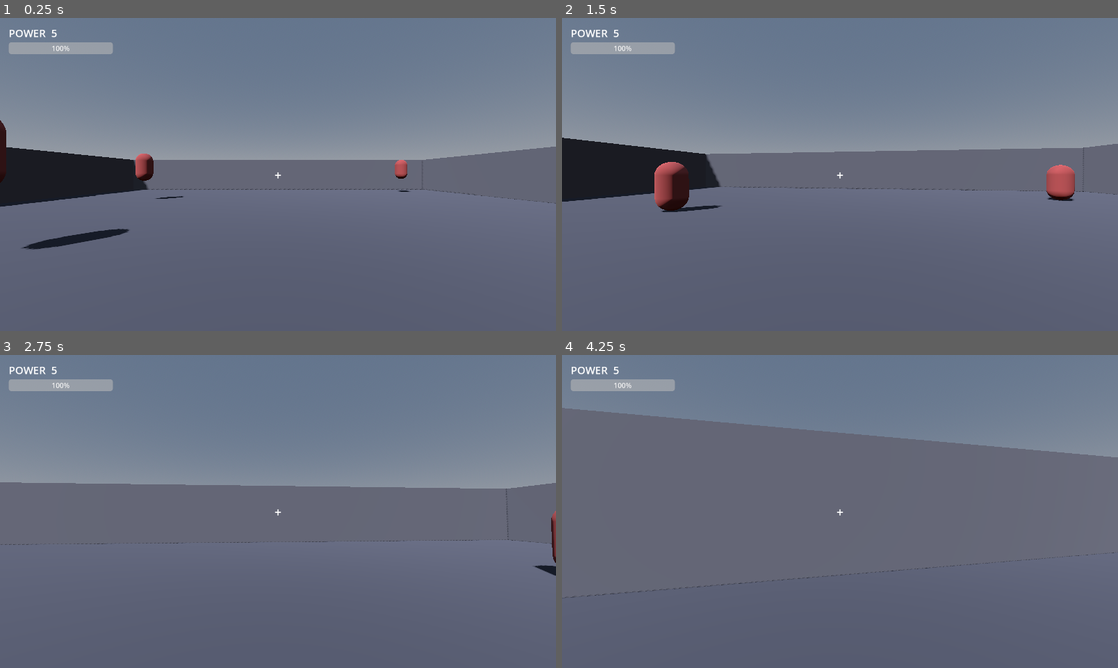
Above: before the commit, frames 1-4 (two rows, left to right).
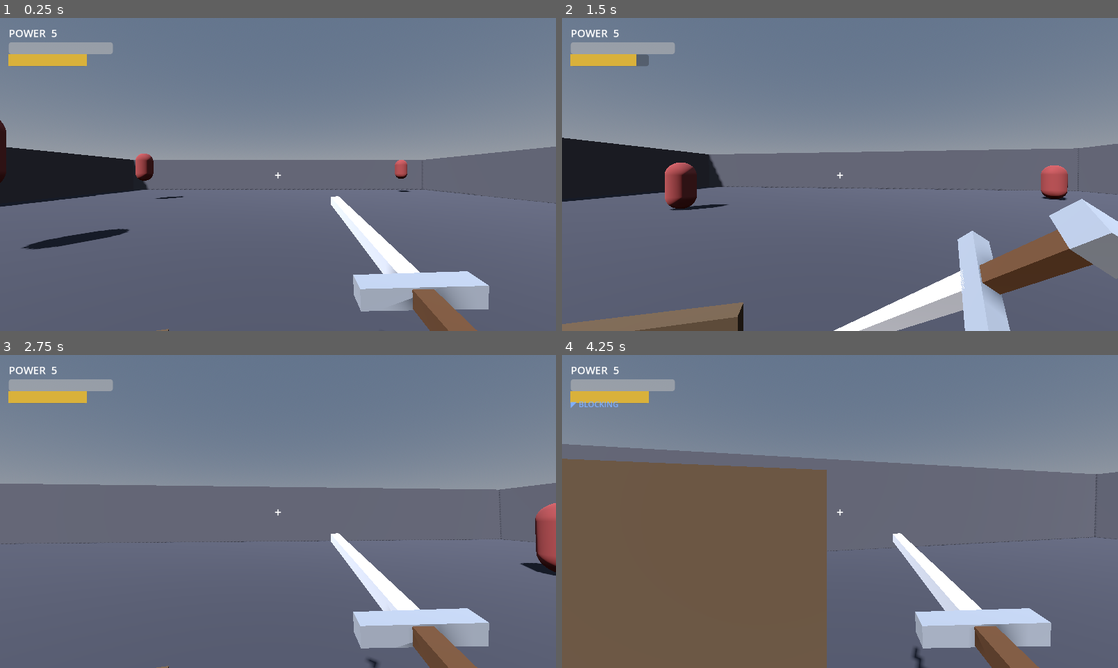
Above: after the commit, the same moments.

Repository: trevorvail3/Slayer
Game: Godot game, scene res://scenes/main.tscn
Same seed, same stepped clock (60 frames per second), same inputs: the game is played once before the commit and once after it.
Inputs (mouse positions are in pixels of both pictures, inside the frame that each line leads up to):
- Up to frame 1 (0.25 s): no input
- Up to frame 2 (1.5 s): move the mouse to (867, 174) at 0.52 s; press the mouse at (867, 174) at 0.53 s; hold W (move_forward) from 0.53 s (still down); tap Space (jump) at 0.77, 1.07 s; right-click (867, 174) at 0.8 s; move the mouse to (812, 174) at 1.27 s; release the mouse at (812, 174) at 1.28 s; right-click (812, 174) at 1.35 s; click (812, 174) at 1.42 s
- Up to frame 3 (2.75 s): keep holding W (move_forward); tap Space (jump) at 1.52, 1.55, 1.82, 2.1 s; move the mouse to (289, 505) at 2.02 s; press the mouse at (289, 505) at 2.03 s
- Up to frame 4 (4.25 s): keep holding W (move_forward); move the mouse to (834, 517) at 2.77 s; release the mouse at (834, 517) at 2.78 s; click (834, 517) at 2.85 s; tap Space (jump) at 3.02, 3.32, 3.77, 3.8, 4.07 s; right-click (834, 517) at 3.05 s; move the mouse to (878, 514) at 3.52 s; hold Right mouse button (block, bound only after the commit) from 3.53 s (still down); click (878, 514) at 3.67 s

The runs differ from the first frame. In frame 1, 5.0% of the frame differs, in the area x 1-88%, y 8-100%; in frame 2, 11%; in frame 3, 6.3%; in frame 4, 45%, in the area x 0-100%, y 8-100%.

Commit message:
v0.2: Combat Feel — weighty melee, block/parry, juice
Wraps the loot loop in combat that feels like slaying:

- Fix: character drifted forward without input. Movement now reads keys
  explicitly each frame and sets horizontal velocity directly (no residual),
  and zeroes vertical velocity while grounded.
- First-person weapon + shield view models (placeholder boxes) with a real
  swing arc (windup -> strike -> recover) via Tween; hit is timed to the slash.
- Impact juice: global hit-stop (unscaled), camera kick, enemy knockback and
  flash. New Combat autoload owns hit-stop + floating damage numbers.
- Floating damage numbers (Label3D) with crits driven by Ferocity.
- Shield block (right-click) with 70% damage reduction and a parry window that
  fully negates a hit and staggers the attacker.
- Enemies telegraph a wind-up before striking and can be staggered/parried;
  knockback and state-aware tinting (base/windup/stagger/flash).
- Stamina economy: swings cost stamina, regen when not blocking; HUD gains
  stamina bar + block indicator.
- PlayerStats: derive max stamina, move speed, and crit chance/mult from
  Swiftness and Ferocity.

Co-Authored-By: Claude Opus 4.8 <noreply@anthropic.com>
Claude-Session: https://claude.ai/code/session_01BSW54Paq7ZG23rR9KqKiVs

Diff:
--- /dev/null
+++ b/autoload/combat.gd
@@ -0,0 +1,29 @@
+extends Node
+
+## Combat — shared "juice" used across the game: hit-stop (brief slow-mo on
+## impact) and floating damage numbers. Kept as an autoload so the player,
+## enemies, and future abilities all feed the same feedback layer.
+
+var _hitstop_depth := 0
+
+## Brief global slow-mo on a solid hit. Uses an unscaled timer so the freeze
+## duration is real-time even while Engine.time_scale is lowered.
+func hitstop(duration := 0.06, scale := 0.06) -> void:
+	_hitstop_depth += 1
+	Engine.time_scale = scale
+	# create_timer(sec, process_always, process_in_physics, ignore_time_scale)
+	await get_tree().create_timer(duration, true, false, true).timeout
+	_hitstop_depth -= 1
+	if _hitstop_depth <= 0:
+		_hitstop_depth = 0
+		Engine.time_scale = 1.0
+
+## Spawn a floating damage number in the current scene at a world position.
+func spawn_damage_number(world_pos: Vector3, amount: int, is_crit: bool) -> void:
+	var scene := get_tree().current_scene
+	if scene == null:
+		return
+	var dn := DamageNumber.new()
+	scene.add_child(dn)
+	dn.global_position = world_pos
+	dn.play(amount, is_crit)
--- a/project.godot
+++ b/project.godot
@@ -16,6 +16,7 @@
 Catalog="*res://autoload/catalog.gd"
 LootManager="*res://autoload/loot_manager.gd"
 GameState="*res://autoload/game_state.gd"
+Combat="*res://autoload/combat.gd"
 SaveManager="*res://autoload/save_manager.gd"
 
 [display]
--- a/scripts/enemies/enemy.gd
+++ b/scripts/enemies/enemy.gd
@@ -1,8 +1,9 @@
 class_name Enemy
 extends CharacterBody3D
 
-## Placeholder monster: a red capsule that chases the player, deals contact
-## damage, and drops a rolled item on death. Its `power` scales the loot it drops.
+## Placeholder monster with combat rhythm: chases, telegraphs a wind-up before it
+## strikes, can be staggered (and parried), takes knockback, and drops rolled loot
+## on death. Its `power` scales the loot it drops.
 
 signal died
 
@@ -11,13 +12,25 @@
 
 const MOVE_SPEED := 3.0
 const GRAVITY := 20.0
-const CONTACT_RANGE := 1.8
-const CONTACT_COOLDOWN := 1.2
+const CONTACT_RANGE := 2.0
+const CONTACT_COOLDOWN := 1.4
+const WINDUP_TIME := 0.45
+const KNOCKBACK_FORCE := 7.0
+const KNOCKBACK_DECAY := 22.0
+
+const BASE_COLOR := Color("8d3b3b")
+const WINDUP_COLOR := Color("e6b422")
+const STAGGER_COLOR := Color("3f6fb0")
+const FLASH_COLOR := Color.WHITE
 
 var health: int
 var loot_table: LootTable
 var _mesh: MeshInstance3D
+var _mat: StandardMaterial3D
 var _attack_cd := 0.0
+var _windup_t := 0.0
+var _stagger_t := 0.0
+var _knockback := Vector3.ZERO
 
 func _ready() -> void:
 	add_to_group("enemy")
@@ -30,9 +43,9 @@
 	capsule.height = 2.2
 	capsule.radius = 0.6
 	_mesh.mesh = capsule
-	var mat := StandardMaterial3D.new()
-	mat.albedo_color = Color("8d3b3b")
-	_mesh.material_override = mat
+	_mat = StandardMaterial3D.new()
+	_mat.albedo_color = BASE_COLOR
+	_mesh.material_override = _mat
 	_mesh.position = Vector3(0, 1.3, 0)
 	add_child(_mesh)
 
@@ -52,38 +65,101 @@
 	else:
 		velocity.y = 0.0
 
+	# Knockback overrides everything until it decays.
+	if _knockback.length() > 0.2:
+		velocity.x = _knockback.x
+		velocity.z = _knockback.z
+		_knockback = _knockback.move_toward(Vector3.ZERO, KNOCKBACK_DECAY * delta)
+		move_and_slide()
+		return
+
+	# Staggered: frozen and vulnerable.
+	if _stagger_t > 0.0:
+		_stagger_t -= delta
+		velocity.x = 0.0
+		velocity.z = 0.0
+		if _stagger_t <= 0.0:
+			_set_color(BASE_COLOR)
+		move_and_slide()
+		return
+
 	var player := get_tree().get_first_node_in_group("player") as Node3D
-	if player:
-		var to_p: Vector3 = player.global_position - global_position
-		to_p.y = 0.0
-		var dist := to_p.length()
-		if dist > CONTACT_RANGE:
-			var d := to_p.normalized()
-			velocity.x = d.x * MOVE_SPEED
-			velocity.z = d.z * MOVE_SPEED
-		else:
-			velocity.x = 0.0
-			velocity.z = 0.0
-			if _attack_cd <= 0.0 and player.has_method("take_damage"):
-				player.call("take_damage", 5 + power)
-				_attack_cd = CONTACT_COOLDOWN
+	if player == null:
+		move_and_slide()
+		return
+
+	var to_p: Vector3 = player.global_position - global_position
+	to_p.y = 0.0
+	var dist := to_p.length()
+
+	# Winding up to strike.
+	if _windup_t > 0.0:
+		_windup_t -= delta
+		velocity.x = 0.0
+		velocity.z = 0.0
+		if _windup_t <= 0.0:
+			_set_color(BASE_COLOR)
+			if dist <= CONTACT_RANGE + 0.6 and player.has_method("take_damage"):
+				player.call("take_damage", 5 + power, self)
+			_attack_cd = CONTACT_COOLDOWN
+		move_and_slide()
+		return
+
+	if dist > CONTACT_RANGE:
+		var d := to_p.normalized()
+		velocity.x = d.x * MOVE_SPEED
+		velocity.z = d.z * MOVE_SPEED
+	else:
+		velocity.x = 0.0
+		velocity.z = 0.0
+		if _attack_cd <= 0.0:
+			_windup_t = WINDUP_TIME
+			_set_color(WINDUP_COLOR)
 
 	move_and_slide()
 
-func take_damage(amount: int) -> void:
+# --- Damage / reactions ---
+
+func take_damage(amount: int, is_crit: bool = false, source_pos: Vector3 = Vector3.ZERO) -> void:
 	health -= amount
+	Combat.spawn_damage_number(global_position + Vector3(0, 2.5, 0), amount, is_crit)
 	_flash()
+
+	if source_pos != Vector3.ZERO:
+		var kb := global_position - source_pos
+		kb.y = 0.0
+		if kb.length() > 0.01:
+			_knockback = kb.normalized() * KNOCKBACK_FORCE
+
 	if health <= 0:
 		die()
 
+## Called on a parry (or heavy hit): freeze and turn vulnerable for `duration`.
+func stagger(duration: float) -> void:
+	_windup_t = 0.0
+	_stagger_t = maxf(_stagger_t, duration)
+	_set_color(STAGGER_COLOR)
+
 func _flash() -> void:
-	if _mesh and _mesh.material_override:
-		(_mesh.material_override as StandardMaterial3D).albedo_color = Color.WHITE
-		get_tree().create_timer(0.08).timeout.connect(_unflash)
+	if _mat == null:
+		return
+	_mat.albedo_color = FLASH_COLOR
+	get_tree().create_timer(0.08).timeout.connect(_unflash)
 
 func _unflash() -> void:
-	if is_instance_valid(_mesh) and _mesh.material_override:
-		(_mesh.material_override as StandardMaterial3D).albedo_color = Color("8d3b3b")
+	if not is_instance_valid(self) or _mat == null:
+		return
+	# Don't stomp a state color that's still active.
+	if _stagger_t > 0.0:
+		_set_color(STAGGER_COLOR)
+	elif _windup_t > 0.0:
+		_set_color(WINDUP_COLOR)
+	else:
+		_set_color(BASE_COLOR)
+
+func _set_color(c: Color) -> void:
+	if _mat:
+		_mat.albedo_color = c
 
 func die() -> void:
 	var item := LootManager.roll_item(power, loot_table)
--- /dev/null
+++ b/scripts/fx/damage_number.gd
@@ -0,0 +1,30 @@
+class_name DamageNumber
+extends Label3D
+
+## Floating combat damage number. Billboards to the camera, floats up, fades out,
+## then frees itself. Crits are bigger, gold, and punchier.
+
+func play(amount: int, is_crit: bool) -> void:
+	billboard = BaseMaterial3D.BILLBOARD_ENABLED
+	no_depth_test = true
+	fixed_size = true
+	shaded = false
+	if is_crit:
+		text = "%d!" % amount
+		modulate = Color(1.0, 0.82, 0.2)
+		font_size = 130
+		outline_size = 24
+	else:
+		text = str(amount)
+		modulate = Color(1, 1, 1)
+		font_size = 90
+		outline_size = 16
+
+	var start_y := position.y
+	# Slight horizontal scatter so stacked hits don't overlap perfectly.
+	position.x += randf_range(-0.25, 0.25)
+
+	var t := create_tween().set_parallel(true)
+	t.tween_property(self, "position:y", start_y + 1.6, 0.8).set_trans(Tween.TRANS_QUAD).set_ease(Tween.EASE_OUT)
+	t.tween_property(self, "modulate:a", 0.0, 0.8).set_ease(Tween.EASE_IN)
+	t.chain().tween_callback(queue_free)
--- a/scripts/main.gd
+++ b/scripts/main.gd
@@ -28,6 +28,7 @@
 	_bind_key("toggle_inventory", KEY_TAB)
 	_bind_key("toggle_inventory", KEY_I)
 	_bind_mouse("attack", MOUSE_BUTTON_LEFT)
+	_bind_mouse("block", MOUSE_BUTTON_RIGHT)
 
 func _ensure_action(action: String, event: InputEvent) -> void:
 	if not InputMap.has_action(action):
--- a/scripts/player/player.gd
+++ b/scripts/player/player.gd
@@ -1,27 +1,51 @@
 class_name Player
 extends CharacterBody3D
 
-## First-person controller. Builds its own camera + attack ray in code so the
-## scene stays a trivial script-only node. Left-click melee raycast; damage and
-## survivability come from equipped gear via PlayerStats.
-
-const SPEED := 6.0
+## First-person slayer. Builds its own camera, weapon/shield view models and
+## attack ray in code. Weighty melee (swing animation + hit-stop + knockback),
+## right-click shield block with a parry window, and a stamina economy.
+
+const MOUSE_SENS := 0.0025
+const GRAVITY := 20.0
 const JUMP_VELOCITY := 5.0
-const GRAVITY := 20.0
-const MOUSE_SENS := 0.0025
-const ATTACK_RANGE := 3.0
-const ATTACK_COOLDOWN := 0.35
+const ATTACK_RANGE := 3.2
+
+const ATTACK_COOLDOWN := 0.5
+const SWING_STAMINA := 18.0
+const STAMINA_REGEN := 35.0        # per second, when not blocking
+const BLOCK_REDUCTION := 0.7       # 70% less damage while blocking
+const PARRY_WINDOW := 0.25         # seconds after raising block that a hit parries
+const PARRY_STAGGER := 1.3         # seconds the enemy is staggered on parry
+
+# View-model poses (local to the camera).
+const WEAPON_REST_POS := Vector3(0.36, -0.30, -0.55)
+const WEAPON_REST_ROT := Vector3(6, -4, 4)
+const WEAPON_WINDUP_ROT := Vector3(-45, 35, 45)
+const WEAPON_STRIKE_ROT := Vector3(35, -35, -55)
+const SHIELD_HIDDEN_POS := Vector3(-0.55, -0.75, -0.5)
+const SHIELD_BLOCK_POS := Vector3(-0.28, -0.22, -0.42)
 
 var camera: Camera3D
 var attack_ray: RayCast3D
+var weapon: Node3D
+var shield: Node3D
+
 var health: int = 100
+var stamina: float = 100.0
+var blocking: bool = false
+
 var _pitch := 0.0
+var _kick := 0.0          # vertical camera-kick offset, decays to 0
 var _can_attack := true
+var _parry_timer := 0.0
+var _swing_tween: Tween
+var _shield_tween: Tween
 
 func _ready() -> void:
 	add_to_group("player")
 	_build()
 	health = PlayerStats.max_health()
+	stamina = PlayerStats.max_stamina()
 	GameState.equipment_changed.connect(_on_equipment_changed)
 	Input.mouse_mode = Input.MOUSE_MODE_CAPTURED
 
@@ -43,51 +67,183 @@
 	attack_ray.add_exception(self)
 	camera.add_child(attack_ray)
 
+	weapon = _make_weapon()
+	weapon.position = WEAPON_REST_POS
+	weapon.rotation_degrees = WEAPON_REST_ROT
+	camera.add_child(weapon)
+
+	shield = _make_shield()
+	shield.position = SHIELD_HIDDEN_POS
+	camera.add_child(shield)
+
+func _make_weapon() -> Node3D:
+	var root := Node3D.new()
+	# Blade
+	root.add_child(_box(Vector3(0.06, 0.06, 1.0), Vector3(0, 0, -0.5), Color("c9ccd6")))
+	# Cross-guard
+	root.add_child(_box(Vector3(0.30, 0.06, 0.06), Vector3(0, 0, 0.02), Color("8a8f99")))
+	# Handle
+	root.add_child(_box(Vector3(0.05, 0.05, 0.22), Vector3(0, 0, 0.15), Color("5a3a22")))
+	# Pommel
+	root.add_child(_box(Vector3(0.09, 0.09, 0.06), Vector3(0, 0, 0.28), Color("8a8f99")))
+	return root
+
+func _make_shield() -> Node3D:
+	var root := Node3D.new()
+	root.add_child(_box(Vector3(0.5, 0.62, 0.06), Vector3(0, 0, 0), Color("5a4632")))
+	root.add_child(_box(Vector3(0.12, 0.12, 0.04), Vector3(0, 0, -0.05), Color("c9ccd6")))  # boss
+	root.rotation_degrees = Vector3(0, 12, 0)
+	return root
+
+func _box(size: Vector3, pos: Vector3, color: Color) -> MeshInstance3D:
+	var m := MeshInstance3D.new()
+	var mesh := BoxMesh.new()
+	mesh.size = size
+	m.mesh = mesh
+	var mat := StandardMaterial3D.new()
+	mat.albedo_color = color
+	m.material_override = mat
+	m.position = pos
+	return m
+
 func _on_equipment_changed() -> void:
-	# Keep health topped to the new max when gear changes (v0.1 convenience).
 	health = PlayerStats.max_health()
+	stamina = PlayerStats.max_stamina()
+
+# --- Input ---
 
 func _unhandled_input(event: InputEvent) -> void:
 	if event is InputEventMouseMotion and Input.mouse_mode == Input.MOUSE_MODE_CAPTURED:
 		rotate_y(-event.relative.x * MOUSE_SENS)
 		_pitch = clampf(_pitch - event.relative.y * MOUSE_SENS, -1.4, 1.4)
-		camera.rotation.x = _pitch
 	elif event.is_action_pressed("attack"):
 		_attack()
+	elif event.is_action_pressed("block"):
+		_set_block(true)
+	elif event.is_action_released("block"):
+		_set_block(false)
+
+# --- Frame updates ---
+
+func _process(delta: float) -> void:
+	# Camera kick decays back to neutral; pitch + kick applied here only.
+	_kick = lerpf(_kick, 0.0, clampf(delta * 12.0, 0.0, 1.0))
+	if camera:
+		camera.rotation.x = _pitch + _kick
+
+	if _parry_timer > 0.0:
+		_parry_timer -= delta
+
+	if not blocking:
+		stamina = minf(PlayerStats.max_stamina(), stamina + STAMINA_REGEN * delta)
 
 func _physics_process(delta: float) -> void:
 	if not is_on_floor():
 		velocity.y -= GRAVITY * delta
-	if Input.is_action_just_pressed("jump") and is_on_floor():
-		velocity.y = JUMP_VELOCITY
-
-	var input_dir := Input.get_vector("move_left", "move_right", "move_forward", "move_back")
-	var dir := (transform.basis * Vector3(input_dir.x, 0, input_dir.y)).normalized()
-	if dir:
-		velocity.x = dir.x * SPEED
-		velocity.z = dir.z * SPEED
 	else:
-		velocity.x = move_toward(velocity.x, 0, SPEED)
-		velocity.z = move_toward(velocity.z, 0, SPEED)
+		velocity.y = 0.0
+		if Input.is_action_just_pressed("jump"):
+			velocity.y = JUMP_VELOCITY
+
+	# Explicit per-frame input read -> no residual velocity, no phantom drift.
+	var input_dir := Vector2.ZERO
+	if Input.mouse_mode == Input.MOUSE_MODE_CAPTURED:
+		if Input.is_action_pressed("move_forward"):
+			input_dir.y -= 1.0
+		if Input.is_action_pressed("move_back"):
+			input_dir.y += 1.0
+		if Input.is_action_pressed("move_left"):
+			input_dir.x -= 1.0
+		if Input.is_action_pressed("move_right"):
+			input_dir.x += 1.0
+	input_dir = input_dir.normalized()
+
+	var speed := PlayerStats.move_speed() * (0.4 if blocking else 1.0)
+	var dir := transform.basis * Vector3(input_dir.x, 0.0, input_dir.y)
+	velocity.x = dir.x * speed
+	velocity.z = dir.z * speed
 
 	move_and_slide()
 
+# --- Attacking ---
+
 func _attack() -> void:
-	if not _can_attack or Input.mouse_mode != Input.MOUSE_MODE_CAPTURED:
-		return
+	if not _can_attack or blocking:
+		return
+	if Input.mouse_mode != Input.MOUSE_MODE_CAPTURED:
+		return
+	if stamina < SWING_STAMINA:
+		return
+
 	_can_attack = false
+	stamina -= SWING_STAMINA
+	_animate_swing()
 	get_tree().create_timer(ATTACK_COOLDOWN).timeout.connect(func(): _can_attack = true)
 
+func _animate_swing() -> void:
+	if _swing_tween and _swing_tween.is_valid():
+		_swing_tween.kill()
+	weapon.rotation_degrees = WEAPON_REST_ROT
+	_swing_tween = create_tween()
+	_swing_tween.tween_property(weapon, "rotation_degrees", WEAPON_WINDUP_ROT, 0.09) \
+		.set_trans(Tween.TRANS_QUAD).set_ease(Tween.EASE_OUT)
+	_swing_tween.tween_property(weapon, "rotation_degrees", WEAPON_STRIKE_ROT, 0.08) \
+		.set_trans(Tween.TRANS_QUAD).set_ease(Tween.EASE_IN)
+	_swing_tween.tween_callback(_do_hit)
+	_swing_tween.tween_property(weapon, "rotation_degrees", WEAPON_REST_ROT, 0.20) \
+		.set_trans(Tween.TRANS_QUAD).set_ease(Tween.EASE_OUT)
+
+func _do_hit() -> void:
 	attack_ray.force_raycast_update()
-	if attack_ray.is_colliding():
-		var target := attack_ray.get_collider() as Node
-		if target and target.is_in_group("enemy") and target.has_method("take_damage"):
-			target.call("take_damage", PlayerStats.attack_damage())
-
-func take_damage(amount: int) -> void:
+	if not attack_ray.is_colliding():
+		return
+	var target := attack_ray.get_collider() as Node
+	if not (target and target.is_in_group("enemy") and target.has_method("take_damage")):
+		return
+
+	var dmg := PlayerStats.attack_damage()
+	var is_crit := randf() < PlayerStats.crit_chance()
+	if is_crit:
+		dmg = int(dmg * PlayerStats.crit_multiplier())
+	target.call("take_damage", dmg, is_crit, global_position)
+	Combat.hitstop(0.07, 0.06)
+	_kick += 0.05
+
+# --- Blocking / parrying ---
+
+func _set_block(on: bool) -> void:
+	if on and Input.mouse_mode != Input.MOUSE_MODE_CAPTURED:
+		return
+	blocking = on
+	if on:
+		_parry_timer = PARRY_WINDOW
+	_animate_shield(on)
+
+func _animate_shield(up: bool) -> void:
+	if _shield_tween and _shield_tween.is_valid():
+		_shield_tween.kill()
+	_shield_tween = create_tween()
+	var target_pos := SHIELD_BLOCK_POS if up else SHIELD_HIDDEN_POS
+	_shield_tween.tween_property(shield, "position", target_pos, 0.12) \
+		.set_trans(Tween.TRANS_QUAD).set_ease(Tween.EASE_OUT)
+
+# --- Taking damage ---
+
+func take_damage(amount: int, attacker: Node = null) -> void:
+	if blocking:
+		if _parry_timer > 0.0 and attacker and attacker.has_method("stagger"):
+			# Perfect parry: fully negate, stagger the attacker, big feedback.
+			attacker.call("stagger", PARRY_STAGGER)
+			Combat.hitstop(0.11, 0.05)
+			_kick += 0.10
+			return
+		amount = int(amount * (1.0 - BLOCK_REDUCTION))
+
 	var reduced := int(amount * (1.0 - PlayerStats.damage_reduction()))
 	health -= maxi(1, reduced)
+	_kick += 0.05
 	if health <= 0:
-		# Simple respawn-in-place for v0.1; death/revive lands with combat in v0.2.
+		# Simple respawn-in-place for now; death/revive arrives with a later milestone.
 		health = PlayerStats.max_health()
+		stamina = PlayerStats.max_stamina()
 		global_position = Vector3(0, 2, 8)
--- a/scripts/player/player_stats.gd
+++ b/scripts/player/player_stats.gd
@@ -14,3 +14,17 @@
 static func damage_reduction() -> float:
 	var f := float(GameState.total_stat("fortitude"))
 	return clampf(f / (f + 100.0), 0.0, 0.75)
+
+## Swiftness drives stamina pool and movement speed.
+static func max_stamina() -> float:
+	return 100.0 + GameState.total_stat("swiftness") * 4.0
+
+static func move_speed() -> float:
+	return 6.0 + GameState.total_stat("swiftness") * 0.12
+
+## Ferocity drives crit chance (1% per point, capped) and crit damage.
+static func crit_chance() -> float:
+	return clampf(GameState.total_stat("ferocity") * 0.01, 0.0, 0.6)
+
+static func crit_multiplier() -> float:
+	return 2.0
--- a/scripts/ui/hud.gd
+++ b/scripts/ui/hud.gd
@@ -6,6 +6,8 @@
 
 var power_label: Label
 var health_bar: ProgressBar
+var stamina_bar: ProgressBar
+var block_label: Label
 var toast: Label
 var _toast_timer := 0.0
 
@@ -39,7 +41,27 @@
 	health_bar.size = Vector2(240, 22)
 	health_bar.max_value = 100
 	health_bar.value = 100
+	health_bar.show_percentage = false
 	root.add_child(health_bar)
+
+	stamina_bar = ProgressBar.new()
+	stamina_bar.position = Vector2(20, 84)
+	stamina_bar.custom_minimum_size = Vector2(180, 12)
+	stamina_bar.size = Vector2(180, 12)
+	stamina_bar.max_value = 100
+	stamina_bar.value = 100
+	stamina_bar.show_percentage = false
+	var stam_fill := StyleBoxFlat.new()
+	stam_fill.bg_color = Color("d9b13b")
+	stamina_bar.add_theme_stylebox_override("fill", stam_fill)
+	root.add_child(stamina_bar)
+
+	block_label = Label.new()
+	block_label.position = Vector2(20, 100)
+	block_label.add_theme_font_size_override("font_size", 18)
+	block_label.add_theme_color_override("font_color", Color("7fb0ff"))
+	block_label.text = ""
+	root.add_child(block_label)
 
 	toast = Label.new()
 	toast.set_anchors_preset(Control.PRESET_CENTER_BOTTOM)
@@ -65,3 +87,6 @@
 	if p:
 		health_bar.max_value = PlayerStats.max_health()
 		health_bar.value = p.health
+		stamina_bar.max_value = PlayerStats.max_stamina()
+		stamina_bar.value = p.stamina
+		block_label.text = "◤ BLOCKING" if p.blocking else ""
Not shown, changed: README.md
